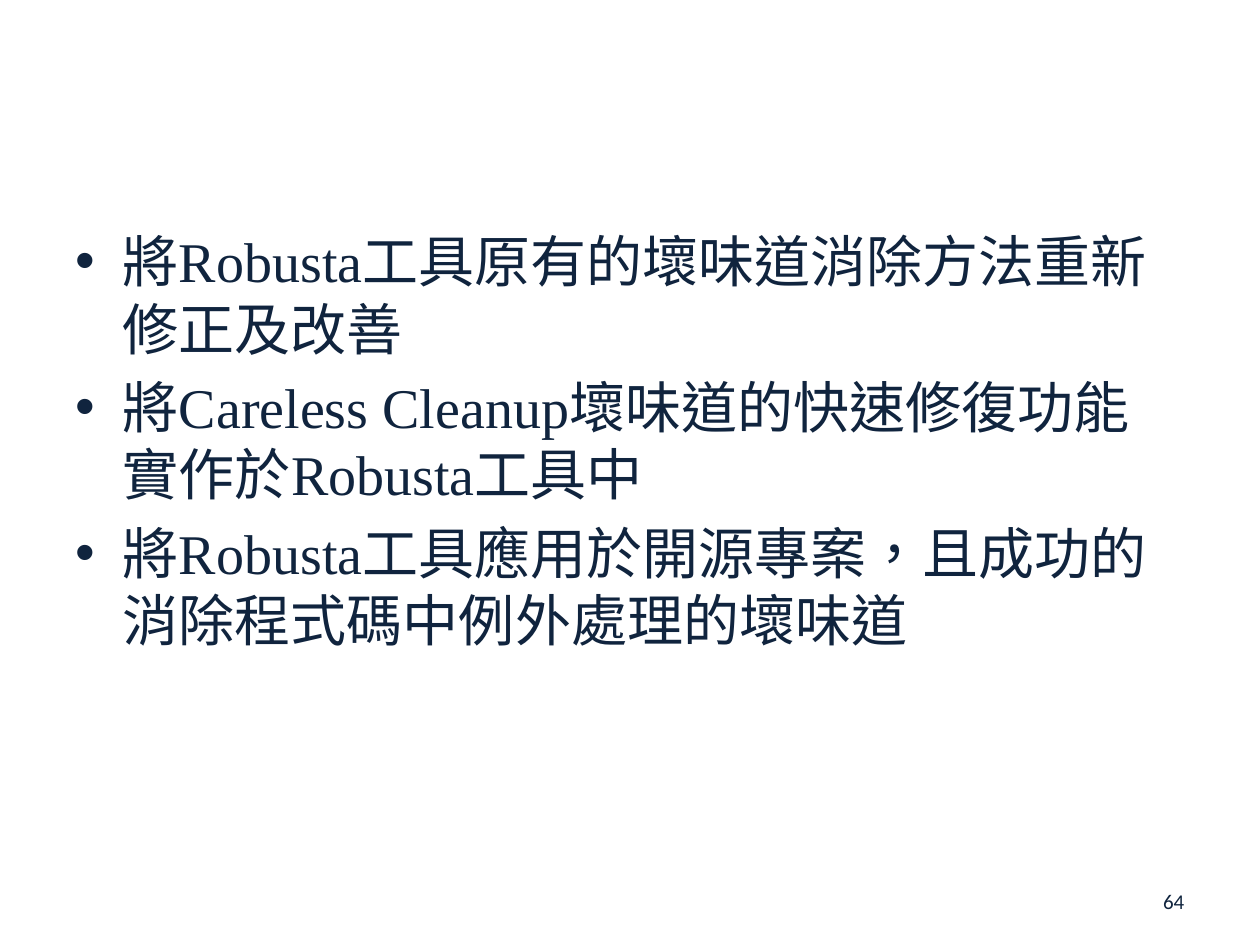
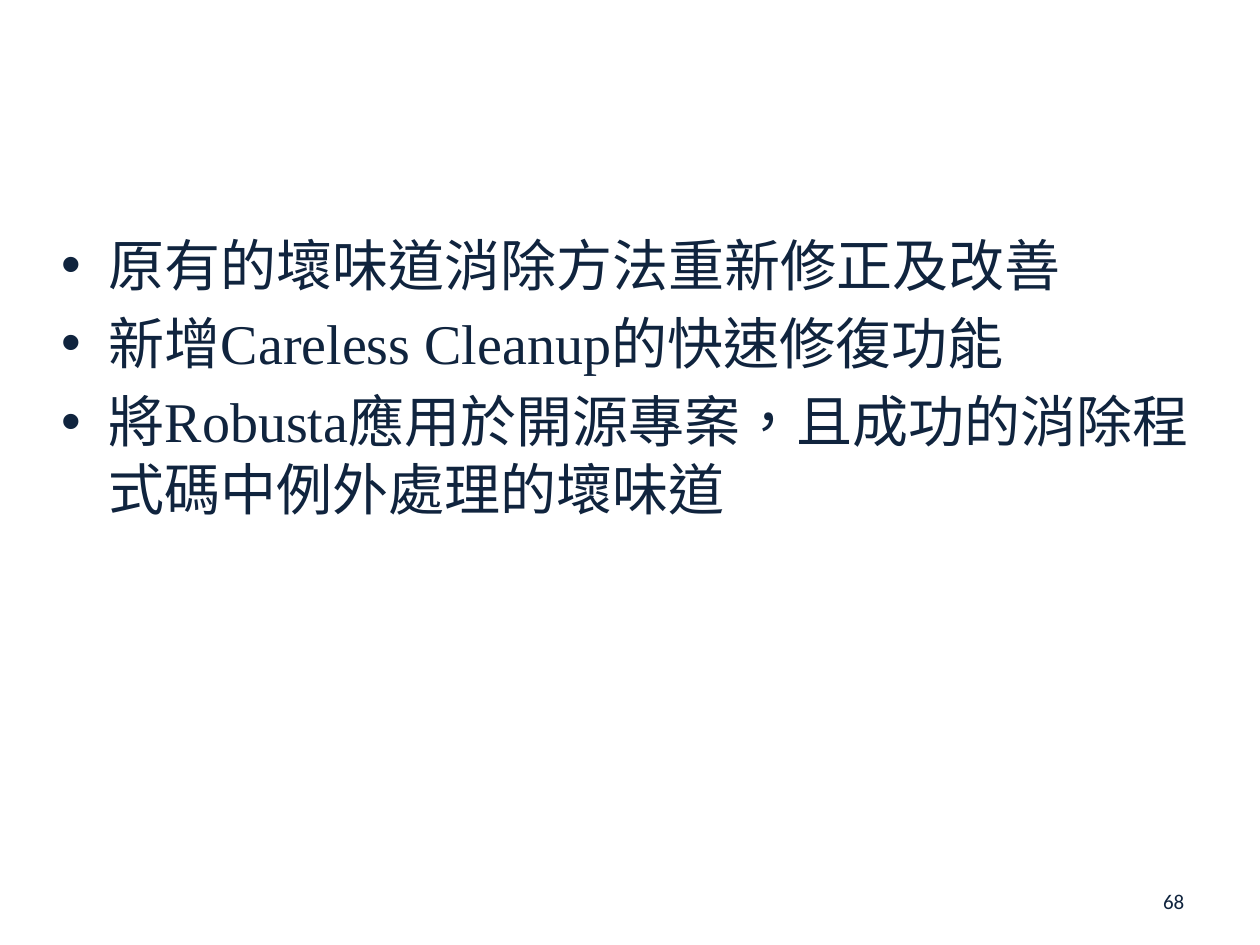
Before and after one commit to s7130457/thesis, a slide deck: slide 68 of 楊雅雯-口試投影片.pptx (slide 64 before the commit). Drawn at 1260x945 pixels with LibreOffice and Linux fonts; fonts in the diff are those of the drawing; background and template pictures are left out. Boxes give left, top, right and bottom in pixels: in the first picture for what was removed or moved away, otherwise in the second. Text is boxed around its words. In the diff, an @@ line names an element or a change of style, - is before the commit and + after.

Commit message:
論文修正冗詞 ppt初稿完成 CCQuickFix SequenceDiagram的部分增加在finally產生try/catch的版本

```diff
--- a/楊雅雯-口試投影片.pptx
+++ b/楊雅雯-口試投影片.pptx
@@ text at bbox=[109, 238, 1189, 515]: text changed @@
-• 將Robusta工具原有的壞味道消除方法重新修正及改善
-• 將Careless Cleanup壞味道的快速修復功能實作於Robusta工具中
-• 將Robusta工具應用於開源專案，且成功的消除程式碼中例外處理的壞味道
+• 原有的壞味道消除方法重新修正及改善
+• 新增Careless Cleanup的快速修復功能
+• 將Robusta應用於開源專案，且成功的消除程式碼中例外處理的壞味道
@@ page number at bbox=[1163, 894, 1184, 909]: text changed @@
-64
+68
```
Also in this commit, not shown: 22 other slides changed, 5 slides added, 3 other files.
